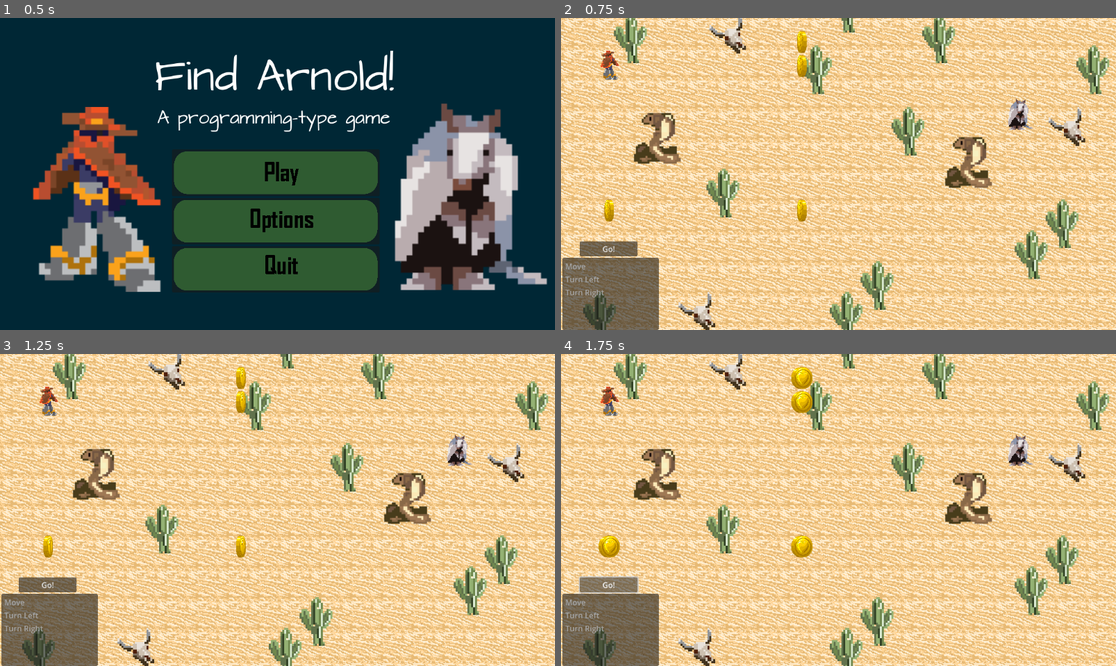
Above: before the commit, frames 1-4 (two rows, left to right).
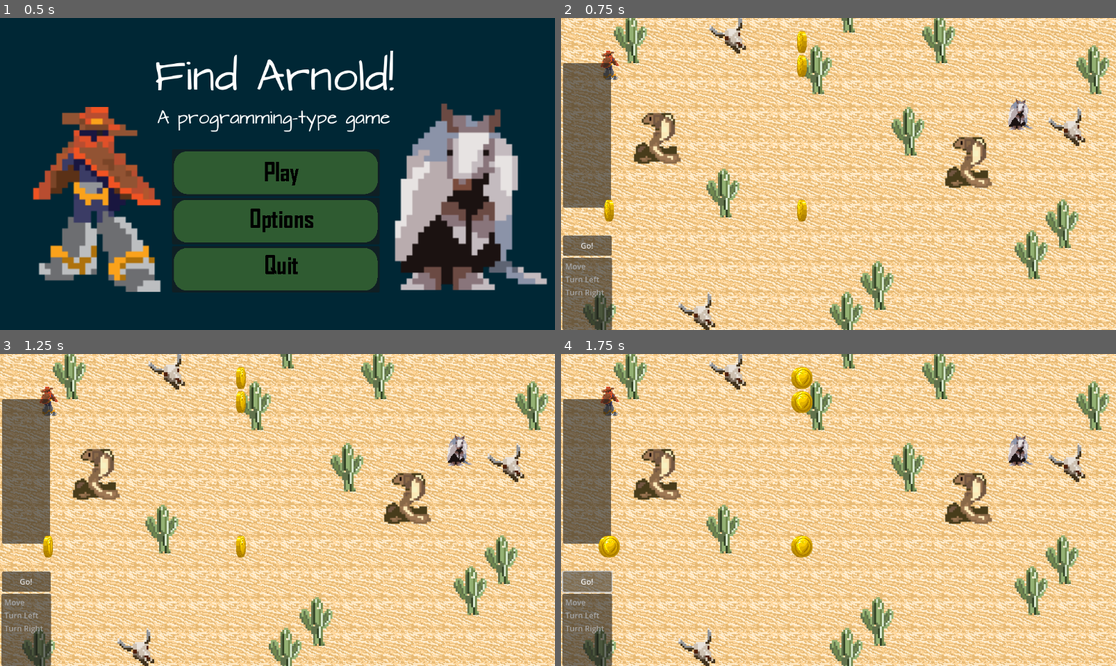
Above: after the commit, the same moments.

Repository: RunningGriffin/Hackathon-BYU-I
Game: Godot game, scene res://mainMenu.tscn
Same seed, same stepped clock (60 frames per second), same inputs: the game is played once before the commit and once after it.
Inputs (mouse positions are in pixels of both pictures, inside the frame that each line leads up to):
- Up to frame 1 (0.5 s): no input
- Up to frame 2 (0.75 s): click (838, 174) at 0.5 s
- Up to frame 3 (1.25 s): no input
- Up to frame 4 (1.75 s): click "Go!" at 1.25 s

Frame 1 is identical in both runs. In frame 2, 6.5% of the frame differs, in the area x 0-18%, y 14-100%; in frame 3, 6.5%; in frame 4, 6.6%.

Commit message:
Player can now see the actionQueue

Diff:
--- a/Enemy.gd
+++ b/Enemy.gd
@@ -5,6 +5,8 @@
 var enemy_move_toggle = false
 var enemy_turn_left_toggle = false
 var enemy_turn_right_toggle = false
+
+var player_killed = false
 
 var direction = 1
 
@@ -35,10 +37,10 @@
 
 
 func handle_collision():
-	if position.y + 50 >= player.position.y and position.y - 50 <= player.position.y and position.x + 50 >= player.position.x and position.x - 50 <= player.position.x:
-		print('dead')
-		queue_free()
-		hit.emit()
+	if player_killed == false:
+		if position.y + 50 >= player.position.y and position.y - 50 <= player.position.y and position.x + 50 >= player.position.x and position.x - 50 <= player.position.x:
+			print('dead')
+			hit.emit()
 
 
 func _on_player_enemy_move():
--- a/actionsInterface.tscn
+++ b/actionsInterface.tscn
@@ -5,29 +5,28 @@
 [node name="actionsInterface" type="Node2D"]
 script = ExtResource("1_tf75w")
 
-[node name="ActionQueueWindow" type="Window" parent="."]
-title = "Action Queue"
-position = Vector2i(10, 36)
-size = Vector2i(300, 400)
-visible = false
-unresizable = true
+[node name="QueueItemList" type="ItemList" parent="."]
+offset_left = 4.0
+offset_top = 94.0
+offset_right = 104.0
+offset_bottom = 394.0
+
+[node name="GoButton" type="Button" parent="."]
+offset_left = 4.0
+offset_top = 452.0
+offset_right = 105.0
+offset_bottom = 494.0
+text = "Go!"
 
 [node name="possibleActionsItemList" type="ItemList" parent="."]
 offset_left = 3.0
 offset_top = 498.0
-offset_right = 203.0
+offset_right = 106.0
 offset_bottom = 648.0
 item_count = 3
 item_0/text = "Move"
 item_1/text = "Turn Left"
 item_2/text = "Turn Right"
 
-[node name="GoButton" type="Button" parent="."]
-offset_left = 39.0
-offset_top = 464.0
-offset_right = 159.0
-offset_bottom = 495.0
-text = "Go!"
-
+[connection signal="pressed" from="GoButton" to="." method="_on_go_button_pressed" binds= [[]]]
 [connection signal="item_activated" from="possibleActionsItemList" to="." method="_on_item_activated"]
-[connection signal="pressed" from="GoButton" to="." method="_on_go_button_pressed" binds= [[]]]
--- a/enemy2.gd
+++ b/enemy2.gd
@@ -5,6 +5,8 @@
 var enemy_move_toggle = false
 var enemy_turn_left_toggle = false
 var enemy_turn_right_toggle = false
+
+var player_killed = false
 
 var direction = 1
 
@@ -35,10 +37,10 @@
 
 
 func handle_collision():
-	if position.y + 50 >= player.position.y and position.y - 50 <= player.position.y and position.x + 50 >= player.position.x and position.x - 50 <= player.position.x:
-		print('dead')
-		queue_free()
-		hit.emit()
+	if player_killed == false:
+		if position.y + 50 >= player.position.y and position.y - 50 <= player.position.y and position.x + 50 >= player.position.x and position.x - 50 <= player.position.x:
+			print('dead')
+			hit.emit()
 
 
 
--- a/player.gd
+++ b/player.gd
@@ -4,8 +4,10 @@
 const RADIANS = PI /2
 var screen_size: Vector2
 var coins: int
+var alive = true
 signal win
 signal enemy_move
+signal shareActionQueue
 
 var turns = 0
 var actionQueue = []
@@ -17,6 +19,8 @@
 #used to map rotaion
 var direction = 3
 
+
+
 func _ready():
 	screen_size.x = 1150
 	screen_size.y = 650
@@ -27,6 +31,9 @@
 func _physics_process(delta):
 	position = position.clamp(Vector2.ZERO, screen_size)
 
+
+func _process(delta):
+	pass
 
 
 
@@ -88,18 +95,21 @@
 
 func _on_player_move():
 	actionQueue.append("move")
+	shareActionQueue.emit(actionQueue, true)
 
 
 func _on_player_turn_left():
 	actionQueue.append("turn left")
+	shareActionQueue.emit(actionQueue, true)
 
 
 func _on_player_turn_right():
 	actionQueue.append("turn right")
+	shareActionQueue.emit(actionQueue, true)
 
 
 func _on_activate_moves():
-	while len(actionQueue) != 0:
+	while len(actionQueue) != 0 and alive == true:
 		enemy_move.emit()
 		var current_action = actionQueue.pop_front()
 		print(current_action)
@@ -114,7 +124,7 @@
 			"turn right": # Turn Right
 				player_turn_right()
 
-
+		shareActionQueue.emit(actionQueue, false)
 		await get_tree().create_timer(0.5).timeout
 
 	print("All actions done \n\n")
@@ -124,3 +134,15 @@
 
 func _on_move_delay_timer_timeout():
 	pass
+
+
+
+func _on_enemy_hit():
+	print("player received kill signal")
+	alive = false
+
+
+
+func _on_enemy_2_hit():
+	print("player received kill signal")
+	alive = false
--- a/possibleActionsItemList.gd
+++ b/possibleActionsItemList.gd
@@ -28,3 +28,10 @@
 
 func _on_go_button_pressed(actionQueue):
 	activate_moves.emit()
+
+
+func _on_player_share_action_queue(actionQueue, adding):
+	if adding == true:
+		$QueueItemList.add_item(actionQueue.back())
+	else:
+		$QueueItemList.remove_item(0)
--- a/world.gd
+++ b/world.gd
@@ -14,10 +14,12 @@
 
 
 func _on_enemy_hit():
+	await get_tree().create_timer(1).timeout
 	$GameOverScreen.show()
 
 
 func _on_enemy_2_hit():
+	await get_tree().create_timer(1).timeout
 	$GameOverScreen.show()
 
 func _on_player_win():
--- a/world.tscn
+++ b/world.tscn
@@ -52,10 +52,13 @@
 
 [connection signal="enemy_move" from="TileMap/Player" to="TileMap/Enemy" method="_on_player_enemy_move"]
 [connection signal="enemy_move" from="TileMap/Player" to="TileMap/Enemy2" method="_on_player_enemy_move"]
+[connection signal="shareActionQueue" from="TileMap/Player" to="TileMap/actionsInterface" method="_on_player_share_action_queue"]
 [connection signal="win" from="TileMap/Player" to="." method="_on_player_win"]
 [connection signal="activate_moves" from="TileMap/actionsInterface" to="TileMap/Player" method="_on_activate_moves"]
 [connection signal="player_move" from="TileMap/actionsInterface" to="TileMap/Player" method="_on_player_move"]
 [connection signal="player_turn_left" from="TileMap/actionsInterface" to="TileMap/Player" method="_on_player_turn_left"]
 [connection signal="player_turn_right" from="TileMap/actionsInterface" to="TileMap/Player" method="_on_player_turn_right"]
 [connection signal="hit" from="TileMap/Enemy" to="." method="_on_enemy_hit"]
+[connection signal="hit" from="TileMap/Enemy" to="TileMap/Player" method="_on_enemy_hit"]
 [connection signal="hit" from="TileMap/Enemy2" to="." method="_on_enemy_2_hit"]
+[connection signal="hit" from="TileMap/Enemy2" to="TileMap/Player" method="_on_enemy_2_hit"]
Not shown: 1 places in enemy.tscn that only renumber resources
Not shown: 2 places in victory.tscn that only renumber resources
Not shown: 1 places in world.tscn that only renumber resources
